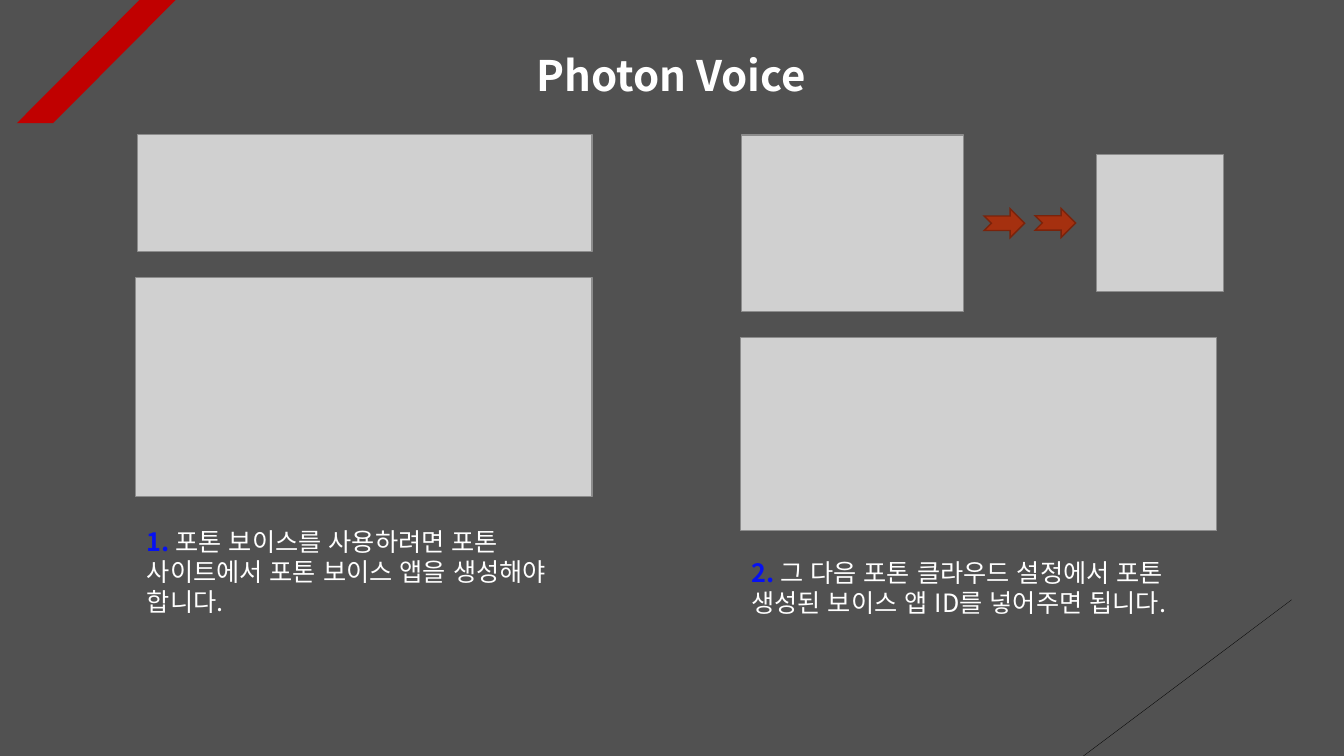
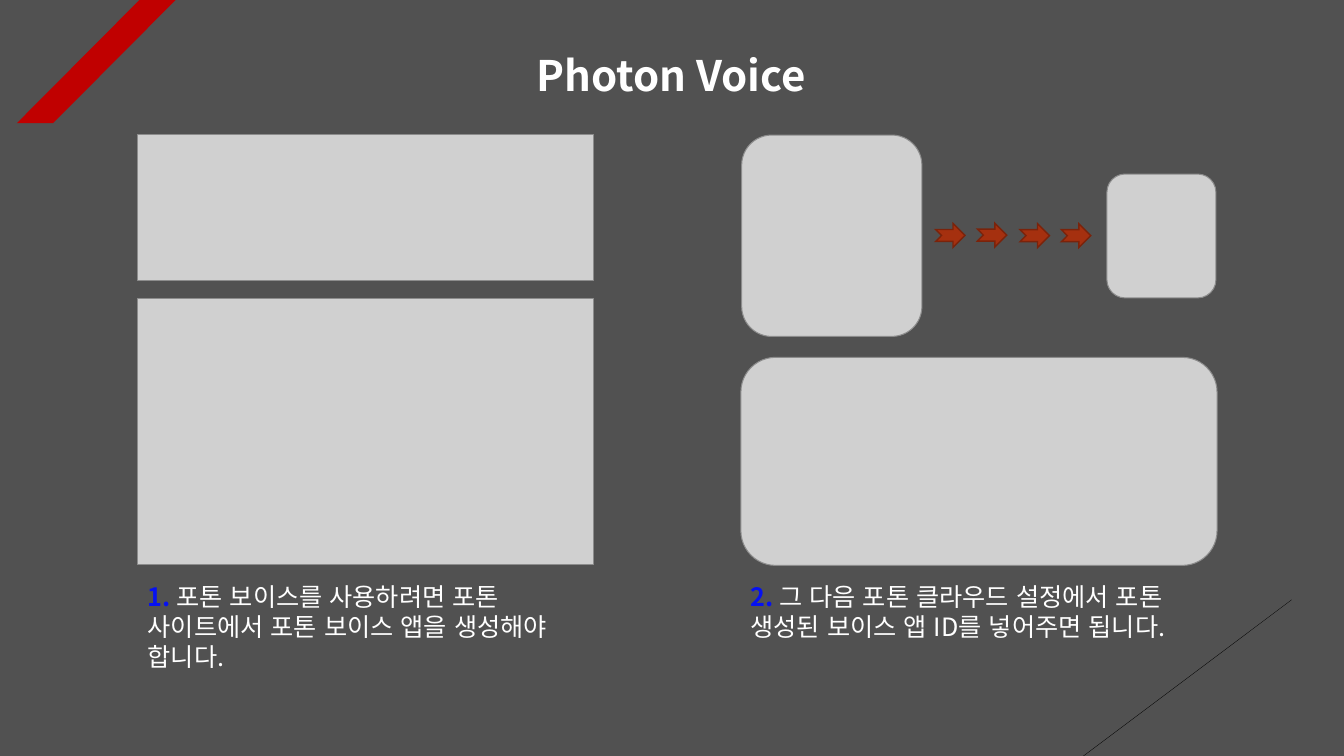
Before and after one commit to Unity2033/3D-UnityEngine, a slide deck: slide 3 of Assets/Class/Photon Server/PPT Data/Photon Voice.pptx. Drawn at 1344x756 pixels with LibreOffice and Linux fonts; fonts in the diff are those of the drawing; grey boxes stand for pictures. Boxes give left, top, right and bottom in pixels: in the first picture for what was removed or moved away, otherwise in the second. Text is boxed around its words. In the diff, an @@ line names an element or a change of style, - is before the commit and + after.

```diff
--- a/Assets/Class/Photon Server/PPT Data/Photon Voice.pptx
+++ b/Assets/Class/Photon Server/PPT Data/Photon Voice.pptx
@@ picture: place and size @@
-picture at <box>137,135,592,252</box>
+picture at <box>137,135,594,281</box>
@@ picture: place and size @@
-picture at <box>742,135,964,312</box>
+picture at <box>742,135,923,337</box>
@@ picture: place and size @@
-picture at <box>1097,154,1223,291</box>
+picture at <box>1107,174,1216,298</box>
@@ notched right arrow: place and size @@
-notched right arrow at <box>984,209,1024,238</box>
+notched right arrow at <box>936,224,965,248</box>
@@ notched right arrow added at <box>978,223,1007,247</box>, fill #A5300F, outline #7A240B 1 pt @@
@@ notched right arrow: place and size @@
-notched right arrow at <box>1035,209,1076,238</box>
+notched right arrow at <box>1020,224,1050,248</box>
@@ notched right arrow added at <box>1062,224,1091,248</box>, fill #A5300F, outline #7A240B 1 pt @@
@@ picture: place and size @@
-picture at <box>136,277,593,496</box>
+picture at <box>137,298,594,565</box>
@@ picture: place and size @@
-picture at <box>741,338,1217,530</box>
+picture at <box>741,358,1217,566</box>
@@ text "1. 포톤 보이스를 사용하려면 포톤 ...": place and size @@
-text "1. 포톤 보이스를 사용하려면 포톤 ..." at <box>147,530,546,613</box>
+text "1. 포톤 보이스를 사용하려면 포톤 ..." at <box>148,585,547,668</box>
@@ text "2. 그 다음 포톤 클라우드 ...": place and size @@
-text "2. 그 다음 포톤 클라우드 ..." at <box>751,561,1167,614</box>
+text "2. 그 다음 포톤 클라우드 ..." at <box>750,585,1166,638</box>
```
Also in this commit, not shown: 2 other slides changed, 14 other files.
